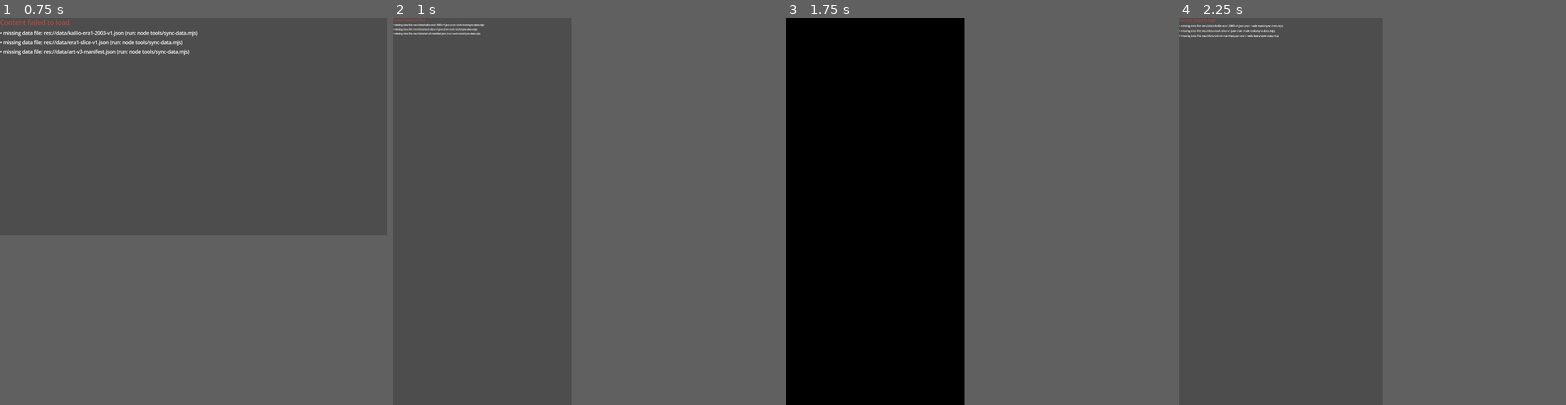
Above: before the commit, frames 1-4 (left to right).
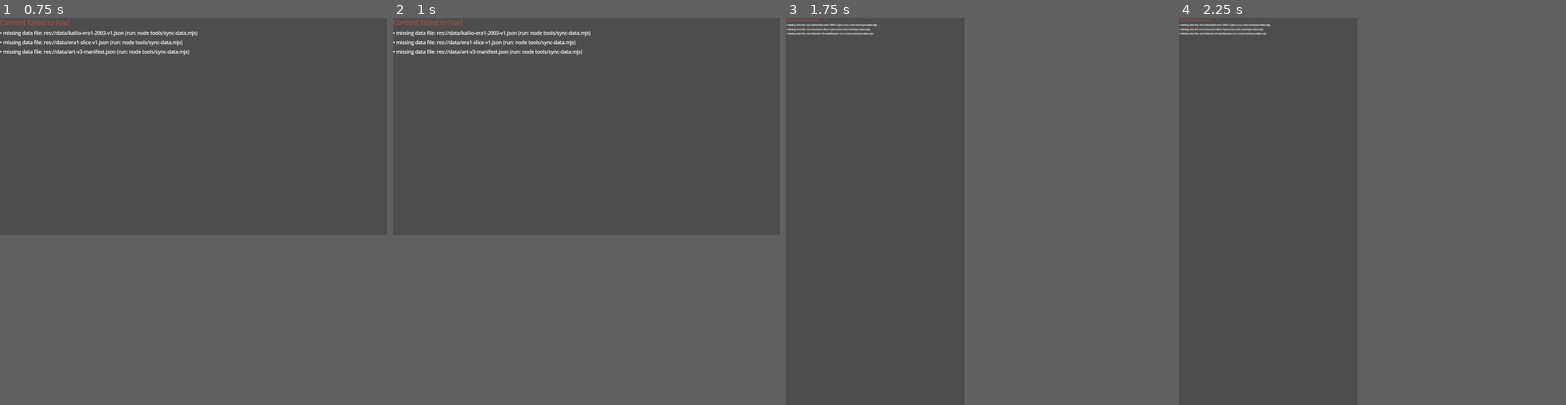
Above: after the commit, the same moments.

Repository: mbace1/piritori-eden
Game: Godot game, scene res://tools/capture.tscn
Same seed, same stepped clock (60 frames per second), same inputs: the game is played once before the commit and once after it. This scene is started directly instead of the project's main scene.
Inputs (mouse positions are in pixels of both pictures, inside the frame that each line leads up to):
- Up to frame 1 (0.75 s): tap Enter at 0.5 s; move the mouse to (278, 114) at 0.52 s; click (278, 114) at 0.67 s
- Up to frame 2 (1 s): no input
- Up to frame 3 (1.75 s): drag from (902, 137) to (960, 168) at 1.27 s
- Up to frame 4 (2.25 s): move the mouse to (1411, 79) at 2.02 s; click (1411, 79) at 2.17 s
In our replay, in frame 2 the window is 369x800 before the commit and 800x449 after it. These sizes can differ from the game's own. Grey fills any space a smaller window leaves; there, only what the larger window draws over its background counts as a difference.

Frame 1 is identical in both runs. In frame 2, 1.1% of the frame differs, in the area x 0-51%, y 0-10%; in frame 3, 46%, in the area x 0-47%, y 0-100%; in frame 4, 0.5%.
Error in both runs: Cannot call method 'get_children' on a null value. (res://scenes/app_shell.gd:794)

Commit message:
ui: make the battle console legible on a phone, and stop landscape scaling
Continues "non-optimized UI edges, sizes". The battle console had never been
photographed at any size -- the capture tool shot the city, the location and a
speaker scene and stopped -- so the owner's own screenshot was the first look
anyone had had at it. A screen the capture tool cannot see is a screen nobody
checks. It now takes piritori-battle-* and piritori-site-* shots as well.

The console had the same fault the city rail had: thirty call sites passing
literal pixel sizes, fine in a desktop window and microscopic on a phone. Same
fix, with a lower ceiling, because a dense tactical HUD is not reading text.

It took three passes and the failures are the useful part. At 2.2x the labels
outgrew their cards and clipped REPOSITION and WITHDRAW. At 1.55 the verbs were
fine but the automation column, pinned at a fixed 210px while its buttons grew,
still lost WITHDRAW off the right edge. 1.3 is the largest ceiling at which the
crew card, four verb cards and the automation column all fit side by side on a
1079-wide phone, and the column now scales with its own contents.

THE REAL BUG WAS IN ALL THREE SCENES AT ONCE. _text_scale() fell back to the
viewport HEIGHT in landscape, so an ordinary 1280x720 desktop window scaled its
type up by 1.67 -- inflating layouts that were already correct, and pushing the
battle console 8px off the bottom of the viewport. test_battle_ui's "sits
inside the viewport" check caught it, the second time that same gate has caught
that same thing. Landscape returns 1.0 outright now: the reason to scale is a
dense portrait phone, and a landscape window is the size the authored numbers
were chosen for.

Card and button HEIGHTS deliberately do not scale. The console is a
fixed-height overlay, which is exactly what the 8px overflow was.

Recorded and not attempted: in portrait the console would read better with the
automation column reflowed below the verb cards rather than beside them, which
would buy back enough width to raise the ceiling. That would have been a fourth
correction in one sitting; rule 8 says stop after two.

Gates: 672 checks green.

Lane: Art for the console sizing; scenes/ shared, per CLAUDE.md rule 4.

Co-Authored-By: Claude Opus 5 <noreply@anthropic.com>
Claude-Session: https://claude.ai/code/session_01YH4U5RaLYAPZZv8JypfCiH

Diff:
--- a/godot/scenes/app_shell.gd
+++ b/godot/scenes/app_shell.gd
@@ -1788,7 +1788,15 @@
 		return 1.0
 	# Portrait scales on width, which is the axis the reading column is cut
 	# from; landscape has width to spare and would over-inflate on it.
-	var basis := vp.x if vp.y > vp.x else vp.y
+	# LANDSCAPE DOES NOT SCALE. This used to fall back to the viewport HEIGHT
+	# in landscape, so a perfectly ordinary 1280x720 desktop window scaled its
+	# type up by 1.67 — inflating a layout that was already correct, and in the
+	# battle console pushing it 8px off the bottom of the viewport. The reason
+	# to scale at all is a dense portrait phone; a landscape window is the size
+	# the authored numbers were chosen for.
+	if vp.x >= vp.y:
+		return 1.0
+	var basis := vp.x
 	return clampf(basis / 430.0, 1.0, 2.2)
 
 
--- a/godot/scenes/formation_battle.gd
+++ b/godot/scenes/formation_battle.gd
@@ -282,7 +282,9 @@
 	row.add_child(_action_col)
 
 	_auto_col = VBoxContainer.new()
-	_auto_col.custom_minimum_size = Vector2(210, 0)
+	# Scales with its own contents, or the buttons inside it overflow a column
+	# that stayed the size it was when the text was smaller.
+	_auto_col.custom_minimum_size = Vector2(210.0 * _text_scale(), 0)
 	_auto_col.add_theme_constant_override("separation", 5)
 	row.add_child(_auto_col)
 
@@ -1249,7 +1251,15 @@
 func _action_card(text: String, kind: int, accent: Color, handler: Callable,
 		wide: bool = false) -> Button:
 	var b := Button.new()
-	b.custom_minimum_size = Vector2(0 if wide else 92, 62)
+	# The card grows with its own word. Left at a flat 92 while the label
+	# scaled, the text simply overflowed and dragged the button wider than the
+	# row could hold.
+	# WIDTH scales, HEIGHT does not. The console is a fixed-height overlay
+	# (see `_panel`), so growing the cards vertically pushed it 8px off the
+	# bottom of a 720-high viewport — caught by the battle_ui gate, which is
+	# the second time that same gate has caught this exact thing.
+	var s := _text_scale()
+	b.custom_minimum_size = Vector2(0 if wide else 92.0 * s, 62)
 	b.size_flags_horizontal = Control.SIZE_EXPAND_FILL
 	b.tooltip_text = text
 	b.focus_mode = Control.FOCUS_ALL
@@ -1269,7 +1279,7 @@
 	col.add_theme_constant_override("separation", 2)
 	col.mouse_filter = Control.MOUSE_FILTER_IGNORE
 
-	var icon := PiritoriIcon.new(kind, accent, 24.0)
+	var icon := PiritoriIcon.new(kind, accent, 24.0 * s)
 	icon.size_flags_horizontal = Control.SIZE_SHRINK_CENTER
 	col.add_child(icon)
 	var l := _label(text, 12, accent)
@@ -1442,7 +1452,7 @@
 	var b := Button.new()
 	b.text = text
 	b.custom_minimum_size = Vector2(0, 44)
-	b.add_theme_font_size_override("font_size", 13)
+	b.add_theme_font_size_override("font_size", int(round(13.0 * _text_scale())))
 	b.add_theme_color_override("font_color", accent)
 	b.add_theme_stylebox_override("normal", PiritoriChrome.button(accent))
 	b.add_theme_stylebox_override("hover", PiritoriChrome.button(accent, true))
@@ -1607,10 +1617,52 @@
 	_selected_unit = ""
 
 
-func _label(text: String, px: int, col: Color) -> Label:
+## The battle console had the same fault the city rail had, and for the same
+## reason: thirty call sites passing literal pixel sizes, which read fine in a
+## 1280-wide desktop window and came out microscopic on a phone. The owner's
+## own screenshot showed the whole console as a band of unreadable specks under
+## a full-size 3D board. Same fix as `app_shell.gd`: the authored numbers stay
+## meaningful as a RATIO to each other, and the whole set scales with the
+## viewport.
+##
+## `scale` is opt-OUT for anything that has already worked its size out from
+## the screen — scaling twice is what produced 130px status chips in the shell.
+func _text_scale() -> float:
+	var vp := get_viewport_rect().size
+	if vp.x <= 0.0:
+		return 1.0
+	# LANDSCAPE DOES NOT SCALE. This used to fall back to the viewport HEIGHT
+	# in landscape, so a perfectly ordinary 1280x720 desktop window scaled its
+	# type up by 1.67 — inflating a layout that was already correct, and in the
+	# battle console pushing it 8px off the bottom of the viewport. The reason
+	# to scale at all is a dense portrait phone; a landscape window is the size
+	# the authored numbers were chosen for.
+	if vp.x >= vp.y:
+		return 1.0
+	var basis := vp.x
+	# A LOWER CEILING THAN THE SHELL'S 2.2, on purpose. The rail is reading
+	# text and wants to be generous; this is a dense tactical HUD where four
+	# verb cards and the automation column share one row. Scaled to 2.2 the
+	# labels outgrew their cards, the cards pushed the row past the screen and
+	# REPOSITION and WITHDRAW were clipped mid-word — the exact fault this pass
+	# set out to remove, reintroduced from the other direction.
+	#
+	# 1.3, arrived at by measuring rather than taste: the console is one row of
+	# crew card + four verb cards + the automation column, and at 1.55 the
+	# automation column's own buttons outgrew it and WITHDRAW fell off the
+	# right. 1.3 is the largest ceiling at which all three still fit side by
+	# side on a 1079-wide phone. The honest fix is to reflow the automation
+	# column BELOW the verbs in portrait, which would buy back the headroom —
+	# recorded in QUEUE.md rather than attempted as a third correction in one
+	# sitting.
+	return clampf(basis / 430.0, 1.0, 1.3)
+
+
+func _label(text: String, px: int, col: Color, scale: bool = true) -> Label:
 	var l := Label.new()
 	l.text = text
-	l.add_theme_font_size_override("font_size", px)
+	var s := _text_scale() if scale else 1.0
+	l.add_theme_font_size_override("font_size", int(round(float(px) * s)))
 	l.add_theme_color_override("font_color", col)
 	return l
 
@@ -1618,8 +1670,11 @@
 func _action_btn(text: String, accent: Color, handler: Callable) -> Button:
 	var b := Button.new()
 	b.text = text
-	b.custom_minimum_size = Vector2(112, 48)   ## 44px floor, 48 preferred
-	b.add_theme_font_size_override("font_size", 14)
+	# The floor grows with the type, or the label overflows the card the way the
+	# location choice rows did — pressable but not readable is not finished.
+	var s := _text_scale()
+	b.custom_minimum_size = Vector2(112.0 * s, 48)   ## height fixed — see _action_card
+	b.add_theme_font_size_override("font_size", int(round(14.0 * s)))
 	b.add_theme_color_override("font_color", accent)
 	b.add_theme_stylebox_override("normal", PiritoriChrome.button(accent))
 	b.add_theme_stylebox_override("hover", PiritoriChrome.button(accent, true))
--- a/godot/scenes/location_stage.gd
+++ b/godot/scenes/location_stage.gd
@@ -109,7 +109,15 @@
 	var vp := get_viewport_rect().size
 	if vp.x <= 0.0:
 		return 1.0
-	var basis := vp.x if vp.y > vp.x else vp.y
+	# LANDSCAPE DOES NOT SCALE. This used to fall back to the viewport HEIGHT
+	# in landscape, so a perfectly ordinary 1280x720 desktop window scaled its
+	# type up by 1.67 — inflating a layout that was already correct, and in the
+	# battle console pushing it 8px off the bottom of the viewport. The reason
+	# to scale at all is a dense portrait phone; a landscape window is the size
+	# the authored numbers were chosen for.
+	if vp.x >= vp.y:
+		return 1.0
+	var basis := vp.x
 	return clampf(basis / 430.0, 1.0, 2.2)
 
 
--- a/godot/tools/capture.gd
+++ b/godot/tools/capture.gd
@@ -12,6 +12,12 @@
 ## placeholder still play here" question is answered by a picture rather than
 ## by the manifest saying an id exists.
 const SITE_SHOT := "enc-bank-counter"
+
+## The battle console was never photographed at all, at any size — and the
+## owner's own phone screenshot showed it running off the right edge with
+## SKIP TO RESULT and WITHDRAW clipped. A screen the capture tool cannot see
+## is a screen nobody checks.
+const BATTLE_SHOT := "battle-karhupuisto-2v2"
 
 ## `phone` is the owner's actual device, added 2026-08-27 after a screenshot
 ## from it showed the command dock and the battle console both running off the
@@ -126,6 +132,16 @@
 			img4.save_png(p4)
 			print("wrote ", p4)
 
+			if _shell.has_method("_show_battle"):
+				_shell._show_battle(BATTLE_SHOT)
+				for i in range(18):
+					await get_tree().process_frame
+				await RenderingServer.frame_post_draw
+				var img5 := get_viewport().get_texture().get_image()
+				var p5 := out_dir.path_join("piritori-battle-%s-%s.png" % [label, Loc.code])
+				img5.save_png(p5)
+				print("wrote ", p5)
+
 	get_tree().quit(0)
 
 
Not shown, changed: QUEUE.md
